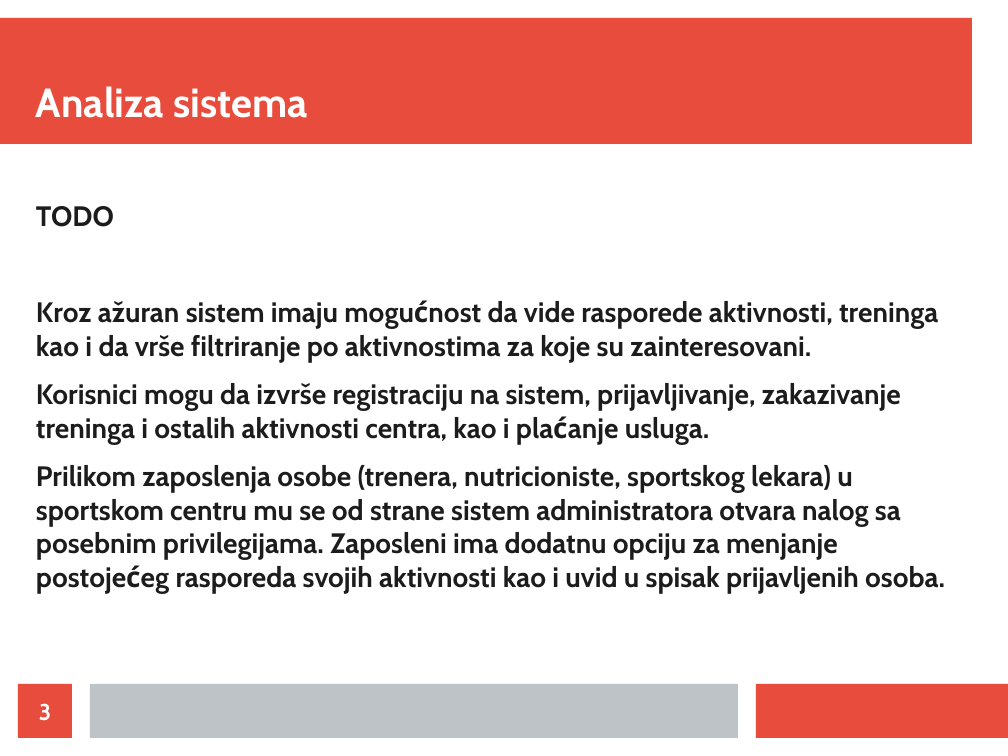
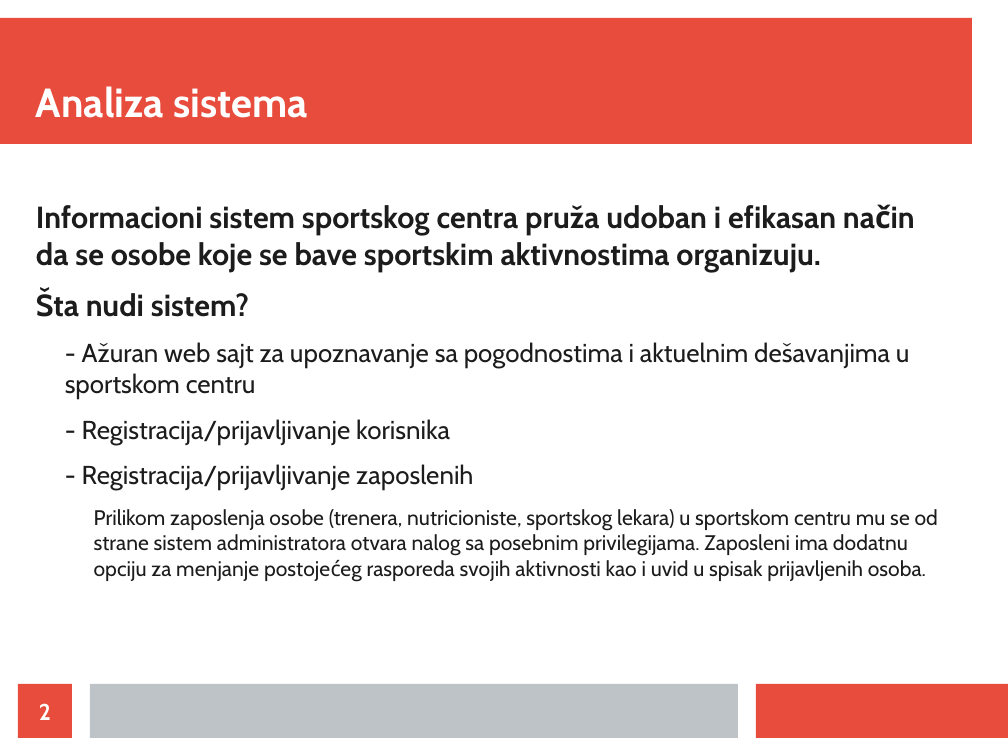
Before and after one commit to ivan-ristovic/sports-club, a slide deck: slide 2 of Prezentacija.odp (slide 3 before the commit). Drawn at 1008x756 pixels with LibreOffice and Linux fonts; fonts in the diff are those of the drawing. Boxes give left, top, right and bottom in pixels: in the first picture for what was removed or moved away, otherwise in the second. Text is boxed around its words. In the diff, an @@ line names an element or a change of style, - is before the commit and + after.

```diff
--- a/Prezentacija.odp
+++ b/Prezentacija.odp
@@ text at box(36, 205, 910, 490): text changed; size 22.1 to 20.4 pt; bold off @@
-TODO
-Kroz ažuran sistem imaju mogućnost da vide rasporede aktivnosti, treninga kao i da vrše filtriranje po aktivnostima za koje su zainteresovani.
-Korisnici mogu da izvrše registraciju na sistem, prijavljivanje, zakazivanje treninga i ostalih aktivnosti centra, kao i plaćanje usluga.
+Informacioni sistem sportskog centra pruža udoban i efikasan način da se osobe koje se bave sportskim aktivnostima organizuju.
+Šta nudi sistem?
+  - Ažuran web sajt za upoznavanje sa pogodnostima i aktuelnim dešavanjima u sportskom centru
+  - Registracija/prijavljivanje korisnika
+  - Registracija/prijavljivanje zaposlenih
@@ text at box(94, 509, 938, 581): size 22.1 to 16.6 pt, bold off in "Prilikom zaposlenja osobe (trenera, nutricioniste, sportskog ..."; list level 1 to 3 in "Prilikom zaposlenja osobe (trenera, nutricioniste, ..." @@
@@ page number at box(39, 703, 51, 720): text changed @@
-3
+2
```
Also in this commit, not shown: 4 other slides changed, 5 slides added, 2 slides removed.
